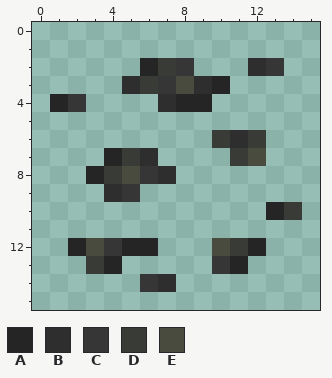
One commit to this pixel-art sprite: src/main/resources/assets/machina/textures/ore/salt.png. Above, as it was before the edit.
The file is 16x16 pixels.
Palette (. is transparent): A #252525  B #2e2e2e  C #363636  D #393c36  E #494b3f
Pixels before, first column x 1:
 2 .....ADC...BC.
 3 ....BDCEBA....
 4 AC....BAA.....
 5 ..............
 6 .........DBD..
 7 ...ADB....DE..
 8 ..ADECB.......
 9 ...BC.........
10 ............AD
11 ..............
12 .AECAA...EDA..
13 ..DA.....CA...
14 .....CB.......
And afterwards:
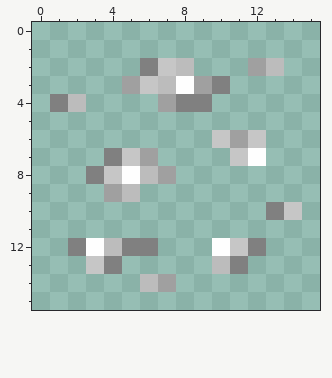
What changed:
colour A: #252525 -> #808080
colour B: #2e2e2e -> #a0a0a0
colour C: #363636 -> #bcbcbc
colour D: #393c36 -> #c6c6c6
colour E: #494b3f -> #fefefe
Where, in picture pixels (left, top, right, bottom), the same in both pictures:
changed: (50, 58, 302, 292)
